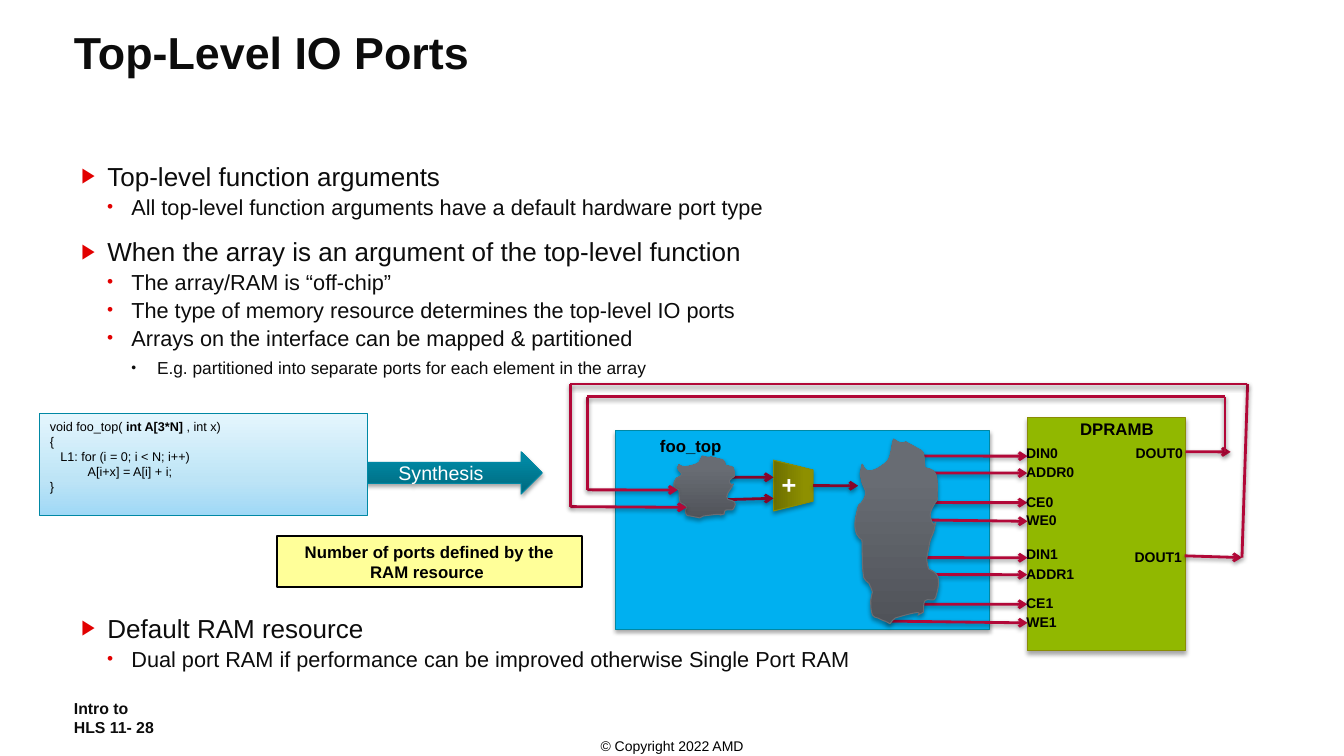
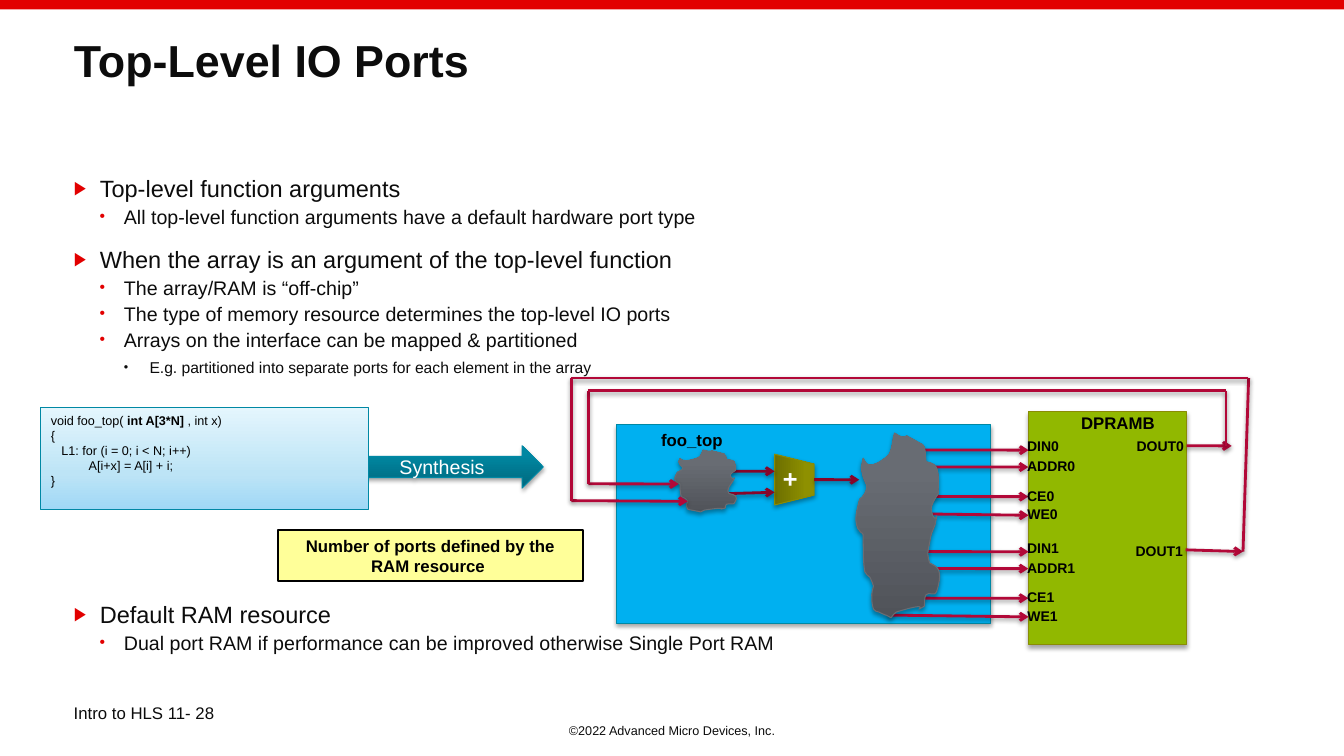
Before and after one commit to ChunxuGuo/High-Level-Synthesis-Flow-on-Zynq-using-Vitis-HLS, a slide deck: slide 28 of vitis_slides/11_HLS_Intro.PPTX. Drawn at 1344x756 pixels with LibreOffice and Linux fonts; fonts in the diff are those of the drawing; background and template pictures are left out. Boxes give left, top, right and bottom in pixels: in the first picture for what was removed or moved away, otherwise in the second. Text is boxed around its words. In the diff, an @@ line names an element or a change of style, - is before the commit and + after.

```diff
--- a/vitis_slides/11_HLS_Intro.PPTX
+++ b/vitis_slides/11_HLS_Intro.PPTX
@@ rectangle added at (0,0,1344,9), fill #E20000 @@
@@ title "Top-Level IO Ports": place and size @@
-title "Top-Level IO Ports" at (74,36,468,78)
+title "Top-Level IO Ports" at (74,44,468,86)
@@ text "Top-level function arguments": place and size @@
-text "Top-level function arguments" at (107,167,849,672)
+text "Top-level function arguments" at (100,180,774,654)
@@ text "Top-level function arguments" at (100,180,774,654): size 18.6 to 16.8 pt in "Top-level function arguments", "When the array is an argument of ...", "Default RAM resource"; size 15.5 to 14 pt in "All top-level function arguments have a default ...", "The array/RAM is “off-chip”", "The type of memory resource determines the ...", "Arrays on the interface can be mapped ..." and 1 more places; size 12.4 to 11.2 pt in "E.g. partitioned into separate ports for each ..." @@
@@ 15 arrows, 12 texts, 6 lines, 4 rectangles, 2 freeform shapes, 1 right arrow, 1 trapezoid: place and size @@
-15 arrows, 12 texts, 6 lines, 4 rectangles, 2 freeform shapes, 1 right arrow, 1 trapezoid at (40,384,1248,651)
+15 arrows, 12 texts, 6 lines, 4 rectangles, 2 freeform shapes, 1 right arrow, 1 trapezoid at (41,378,1249,645)
@@ text at (74,707,214,719): size 11.3 to 12 pt, bold off; vertical alignment middle to top @@
@@ text at (569,726,775,737): text changed; size 10 to 9 pt; text colour #000000 to #0C0C0C @@
-© Copyright 2022 AMD
+©2022 Advanced Micro Devices, Inc.
```
Also in this commit, not shown: 51 other slides changed, 2 slides added, 9 other files.
